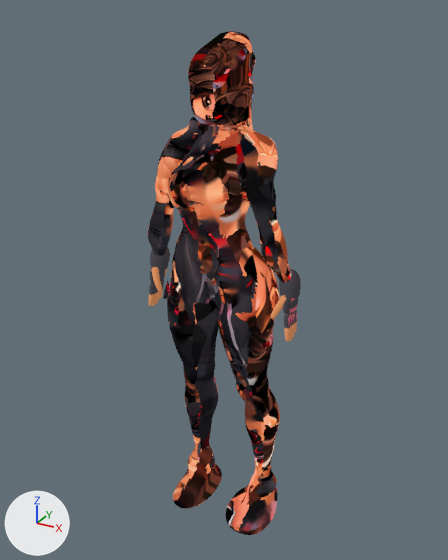
An edit to the glTF model app/src/main/assets/models/trainer_avatar.glb, drawn before and after from the same camera.
One viewpoint serves both versions: a camera (50 mm lens) standing at (0.911, -1.642, 1.742) and looking at (-0.007, 0.027, 0.907). The axes (+X, +Y, +Z) are drawn at lower left. The lights are the same throughout. The picture after the commit comes second. Vertices at exactly the same position are counted once.

Script lines for the objects in view, before the commit:
```python
me_trainer_avatar = bpy.data.meshes.new('trainer_avatar')
me_trainer_avatar.from_pydata(...)  # 14493 vertices, 28860 faces; spans x -0.28..0.28, y -0.17..0.17, z -0.01..1.68
# faces by material slot: [22364, 2260, 4236]
me_trainer_avatar.materials.append(mat_coach_body)
me_trainer_avatar.materials.append(mat_coach_hand_skin)
me_trainer_avatar.materials.append(mat_coach_glove_paint)
ob_trainer_avatar = bpy.data.objects.new('trainer_avatar', me_trainer_avatar)
ob_trainer_avatar.location = (0.0, 0.0, 0.0)
```
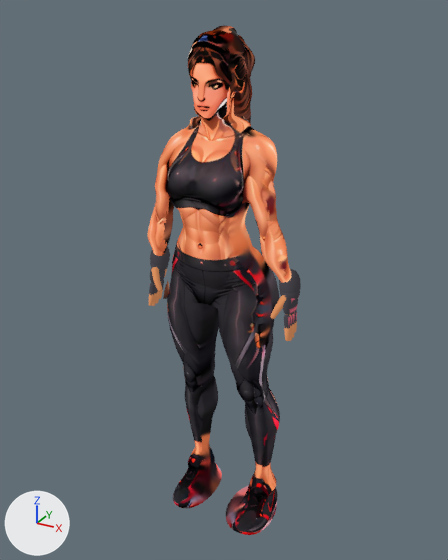
Pixel boxes (x1, y1, x2, y2) of what changed, in the pictures (448 x 560 px; the box of a moved part takes in the faces that stretch with it):
'trainer_avatar', reshaped
    before: (148, 31, 301, 535)
    after: (148, 26, 301, 535)
part 1 of me_trainer_avatar, moved or reshaped
    before: (148, 31, 297, 535)
    after: (148, 26, 298, 510)
part 2 of me_trainer_avatar, surface changed
    before: (148, 33, 291, 535)
    after: (148, 44, 291, 535)

The edits, one by one:
me_trainer_avatar is used by ob_trainer_avatar; location (0.0, 0.0, 0.0).
me_trainer_avatar had 14493 vertices, 28860 faces and spanned x -0.28..0.28, y -0.17..0.17, z -0.01..1.68.
me_trainer_avatar now has 14516 vertices, 28907 faces and spans x -0.28..0.28, y -0.17..0.17, z -0.01..1.7.
me_trainer_avatar part 1: 579 vertices moved from x -0.26..0.27, y -0.17..0.16, z 0.0..1.68 to x -0.26..0.27, y -0.17..0.16, z 0.0..1.69; 2095 vertices removed from x -0.25..0.26, y -0.17..0.17, z 0.0..1.68; 2118 vertices added at x -0.23..0.27, y -0.17..0.17, z 0.0..1.7.
me_trainer_avatar part 2: 14189 kept faces spanning x -0.27..0.27, y -0.17..0.17, z -0.01..1.69 get new texture (UV) coordinates.
